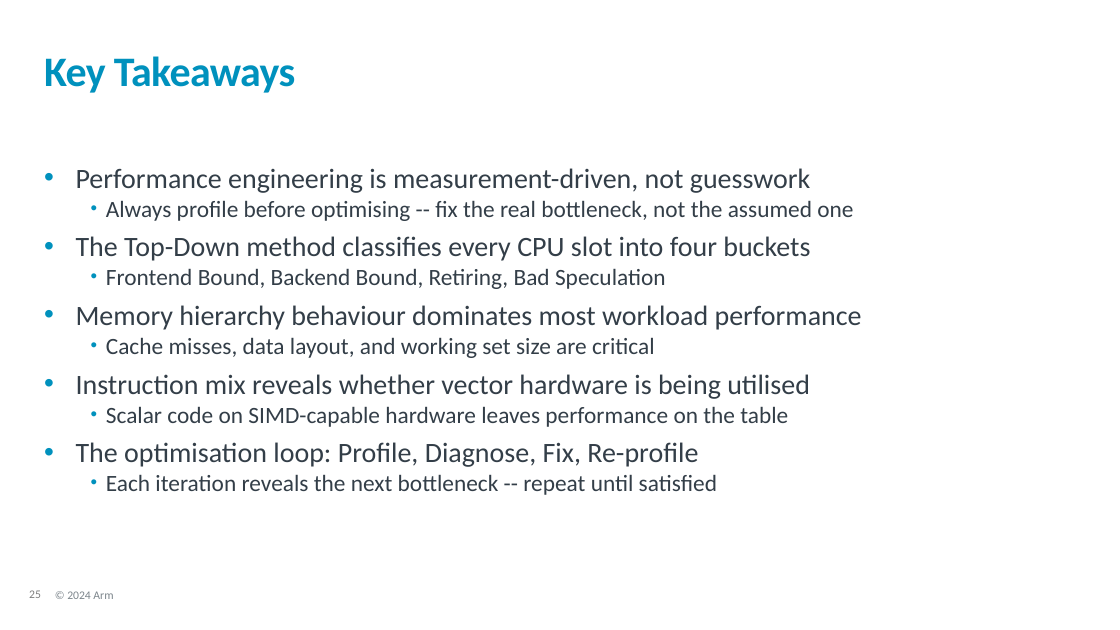
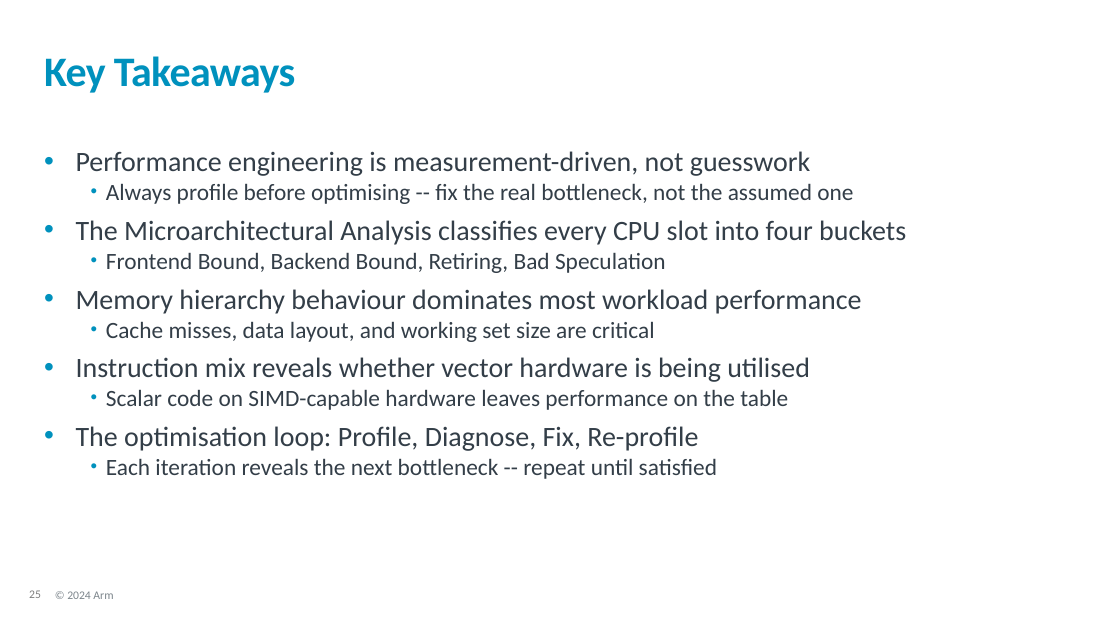
Before and after one commit to OliverGrainge/Arm-Total-Performance, a slide deck: slide 25 of slides.pptx. Drawn at 1120x630 pixels with LibreOffice and Linux fonts; fonts in the diff are those of the drawing; background and template pictures are left out. Boxes give left, top, right and bottom in pixels: in the first picture for what was removed or moved away, otherwise in the second. Text is boxed around its words. In the diff, an @@ line names an element or a change of style, - is before the commit and + after.

```diff
--- a/slides.pptx
+++ b/slides.pptx
@@ text "Performance engineering is measurement-driven, not ...": place and size @@
-text "Performance engineering is measurement-driven, not ..." at (76,168,862,495)
+text "Performance engineering is measurement-driven, not ..." at (76,151,906,479)
@@ text at (76,220,906,245): text changed @@
-• The Top-Down method classifies every CPU slot into four buckets
+• The Microarchitectural Analysis classifies every CPU slot into four buckets
```
Also in this commit, not shown: 12 other slides changed.
